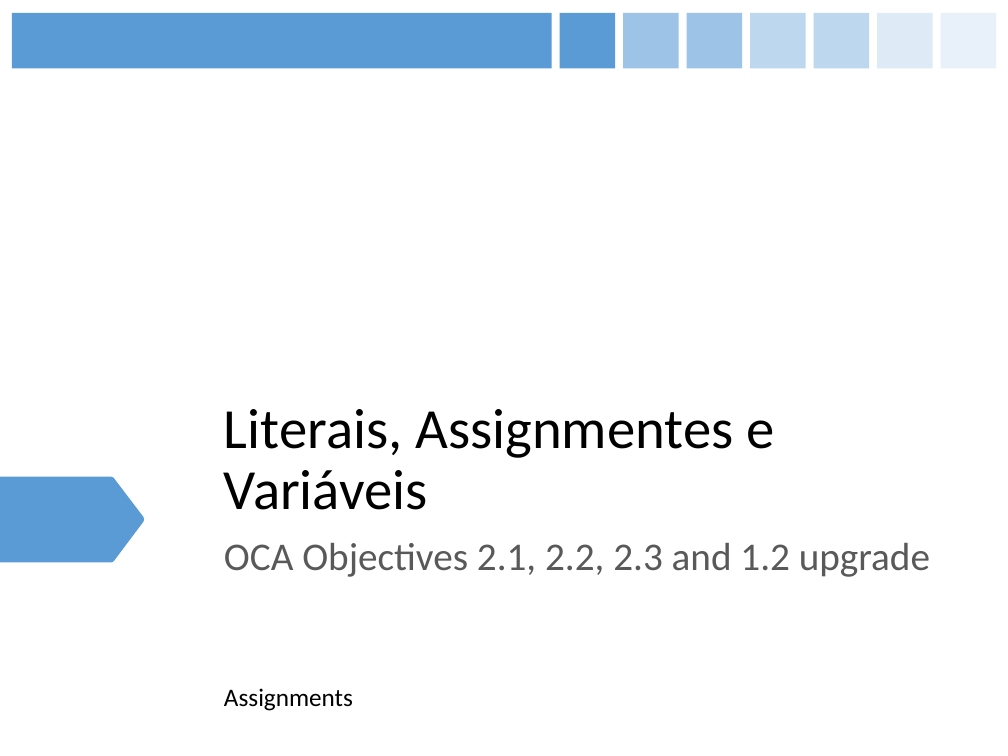
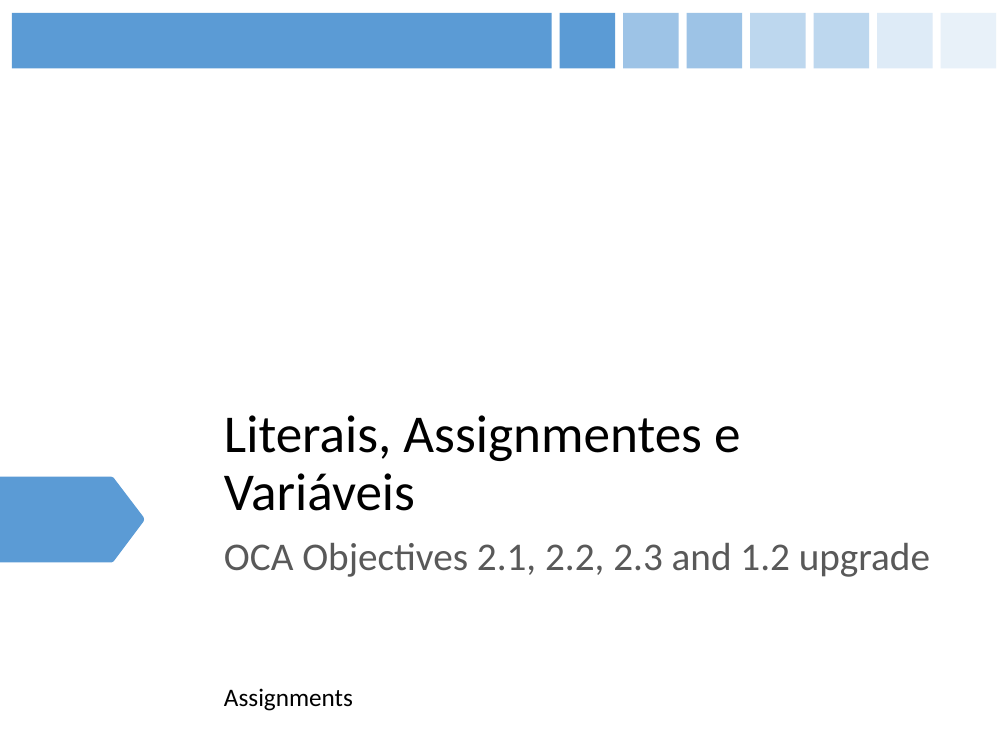
Before and after one commit to figueiredojrr/treinamentoJavaSeOcaAgosto, a slide deck: slide 37 of TreinamentoJavaSeOca/documentos/apresentação/OCA.pptx. Drawn at 1008x756 pixels with LibreOffice and Linux fonts; fonts in the diff are those of the drawing. Boxes give left, top, right and bottom in pixels: in the first picture for what was removed or moved away, otherwise in the second. Text is boxed around its words. In the diff, an @@ line names an element or a change of style, - is before the commit and + after.

```diff
--- a/TreinamentoJavaSeOca/documentos/apresentação/OCA.pptx
+++ b/TreinamentoJavaSeOca/documentos/apresentação/OCA.pptx
@@ title "Literais, Assignmentes e Variáveis" at bbox=[224, 415, 740, 511]: size 40.5 to 38 pt @@
```
Also in this commit, not shown: 1 other slide changed.
